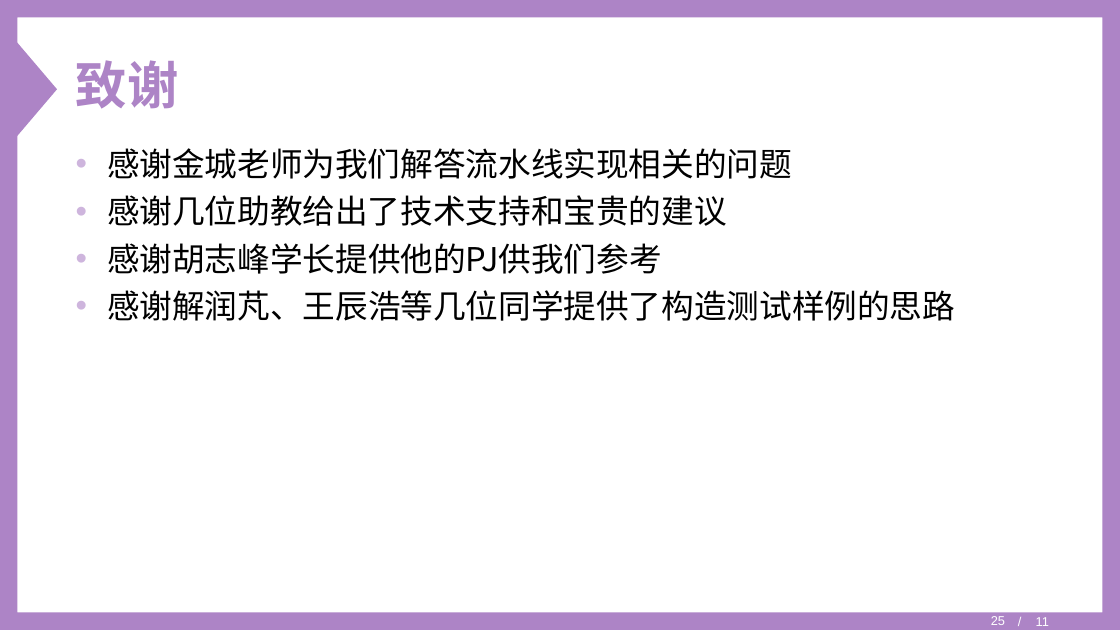
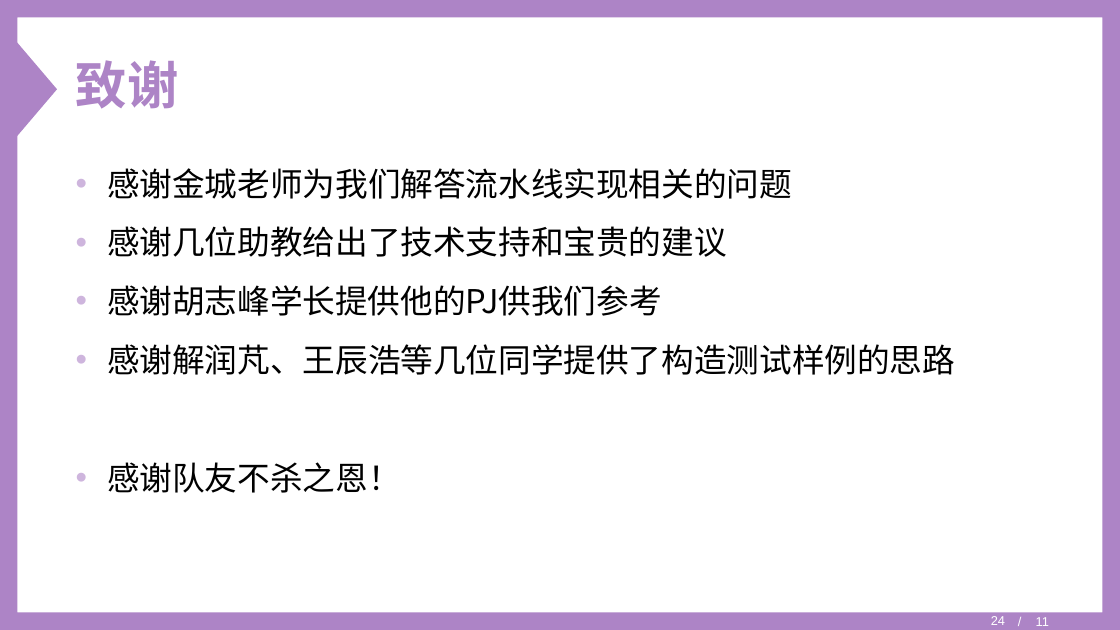
Before and after one commit to Oxer11/Y86, a slide deck: slide 24 of doc/Y-86 Simulator.ppt (slide 25 before the commit). Drawn at 1120x630 pixels with LibreOffice and Linux fonts; fonts in the diff are those of the drawing. Boxes give left, top, right and bottom in pixels: in the first picture for what was removed or moved away, otherwise in the second. Text is boxed around its words. In the diff, an @@ line names an element or a change of style, - is before the commit and + after.

```diff
--- a/doc/Y-86 Simulator.ppt
+++ b/doc/Y-86 Simulator.ppt
@@ freeform shape at [0, 0, 1119, 630]: outline redrawn @@
@@ text at [107, 168, 955, 375]: line spacing 1 to 1.5; less space between paragraphs @@
@@ text at [107, 462, 401, 493]: paragraph added @@
+• 感谢队友不杀之恩！
@@ page number at [991, 616, 1005, 625]: text changed @@
-25
+24
```
Also in this commit, not shown: 23 other slides changed, 1 slide added, 2 slides removed, 4 other files.
